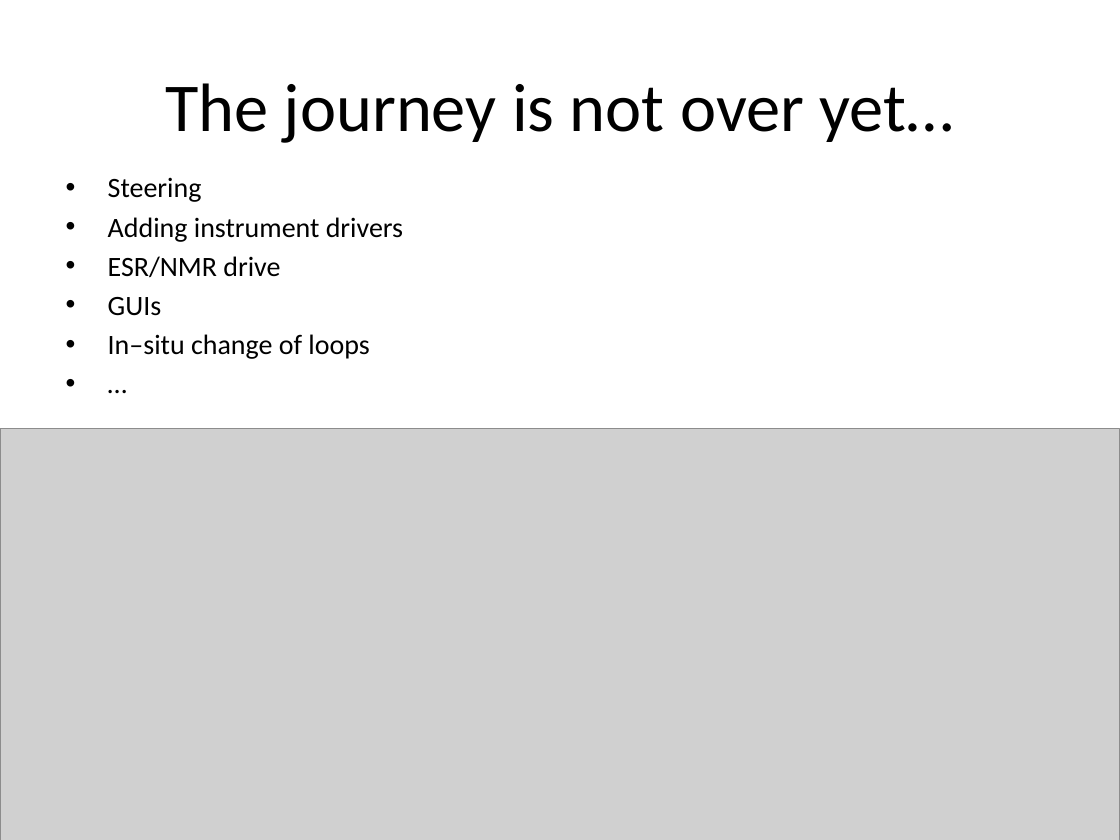
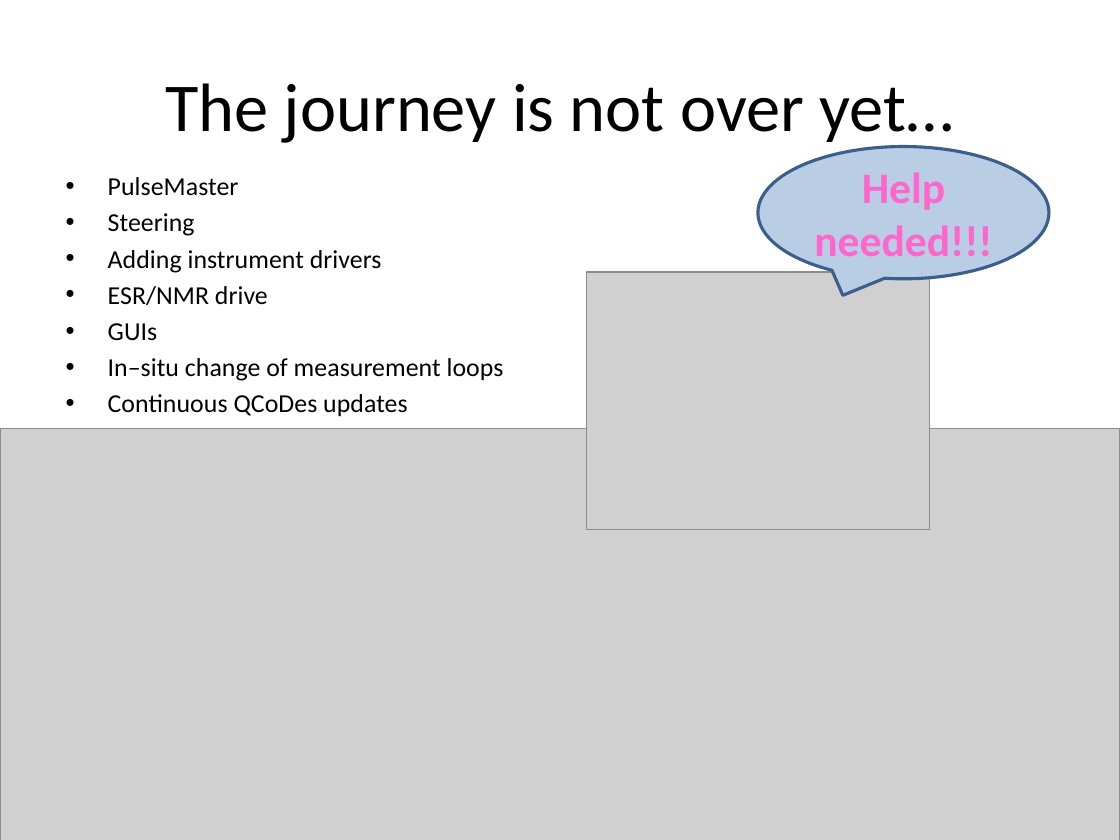
Before and after one commit to nulinspiratie/SilQ, a slide deck: slide 26 of personal/Steffi/How to presentation.pptx (slide 15 before the commit). Drawn at 1120x840 pixels with LibreOffice and Linux fonts; fonts in the diff are those of the drawing; grey boxes stand for pictures. Boxes give left, top, right and bottom in pixels: in the first picture for what was removed or moved away, otherwise in the second. Text is boxed around its words. In the diff, an @@ line names an element or a change of style, - is before the commit and + after.

```diff
--- a/personal/Steffi/How to presentation.pptx
+++ b/personal/Steffi/How to presentation.pptx
@@ speech bubble added at (758, 147, 1049, 279), fill #B9CDE5, outline #3A5F8C 2 pt, 28 pt, text #FF66CC, bold @@
+Help needed!!!
@@ text at (108, 177, 239, 196): paragraph added @@
+• PulseMaster
@@ text at (108, 213, 382, 341): size 18 to 16.6 pt in "Steering", "Adding instrument drivers", "ESR/NMR drive", "GUIs" @@
@@ picture added at (587, 272, 930, 530) @@
@@ text at (108, 358, 504, 429): text changed; size 18 to 16.6 pt @@
-• In–situ change of loops
-• …
+• In–situ change of measurement loops
+• Continuous QCoDes updates
+• And many more…
```
Also in this commit, not shown: 8 other slides changed, 14 slides added, 3 slides removed.
